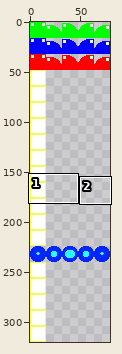
File history of a sprite sheet, data/gfx/entSheet.png. Above: a wide view before the commit, with the close-up outlined.
Close-up. Before the commit:
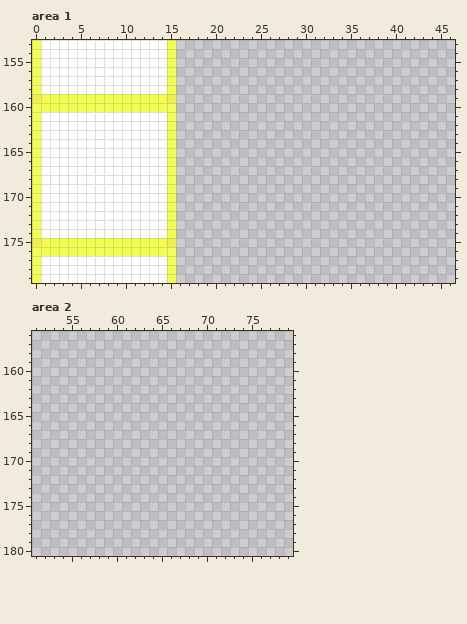
The file is 80x320 pixels. Pixels under 10% opacity are left out. Shown: area 1: x 0..46, y 153..179; area 2: x 51..79, y 156..180.
The same view after the edit:
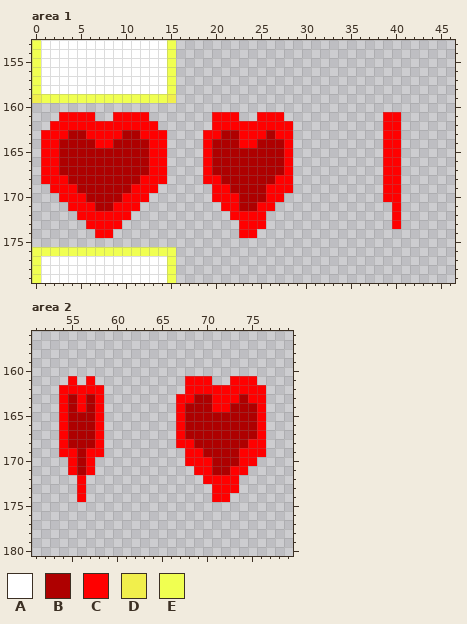
Palette (. is transparent): A #ffffff  B #ae0000  C #ff0000  D #f1ef4c  E #f0ff51
The exact change:
Changed rows in their new state; - is an unchanged pixel.
Area 1:
first column x 0:
160 ................-------------------------
161 ...CCCC..CCCC...----CCC--CCC-----------CC
162 ..CCCCCCCCCCCC..----CCCCCCCCC----------CC
163 .CCCBBCCCCBBCCC.---CCBBCCCBCC----------CC
164 .CCBBBBCCBBBBCC.---CBBBCCBBBC----------CC
165 .CCBBBBBBBBBBCC.---CBBBBBBBBC----------CC
166 .CCBBBBBBBBBBCC.---CBBBBBBBBC----------CC
167 .CCBBBBBBBBBBCC.---CBBBBBBBBC----------CC
168 .CCCBBBBBBBBCCC.---CCBBBBBBCC----------CC
169 ..CCCBBBBBBCCC..----CCBBBBCCC----------CC
170 ...CCCBBBBCCC...----CCCBBBCC-----------CC
171 ....CCCBBCCC....-----CCBBCC-------------C
172 .....CCCCCC.....------CCCC--------------C
173 ......CCCC......-------CCC--------------C
174 .......CC.......-------CC----------------
175 ................-------------------------
Area 2:
first column x 54:
161 -C-C----------CCC--CCC-
162 CCCCC---------CCCCCCCCC
163 CBCBC--------CCBBCCCBCC
164 CBCBC--------CBBBCCBBBC
165 CBBBC--------CBBBBBBBBC
166 CBBBC--------CBBBBBBBBC
167 CBBBC--------CBBBBBBBBC
168 CBBBC--------CCBBBBBBCC
169 CCBCC---------CCBBBBCCC
170 -CBC----------CCCBBBCC-
171 -CBC-----------CCBBCC--
172 --C-------------CCCC---
173 --C--------------CCC---
174 --C--------------CC----
